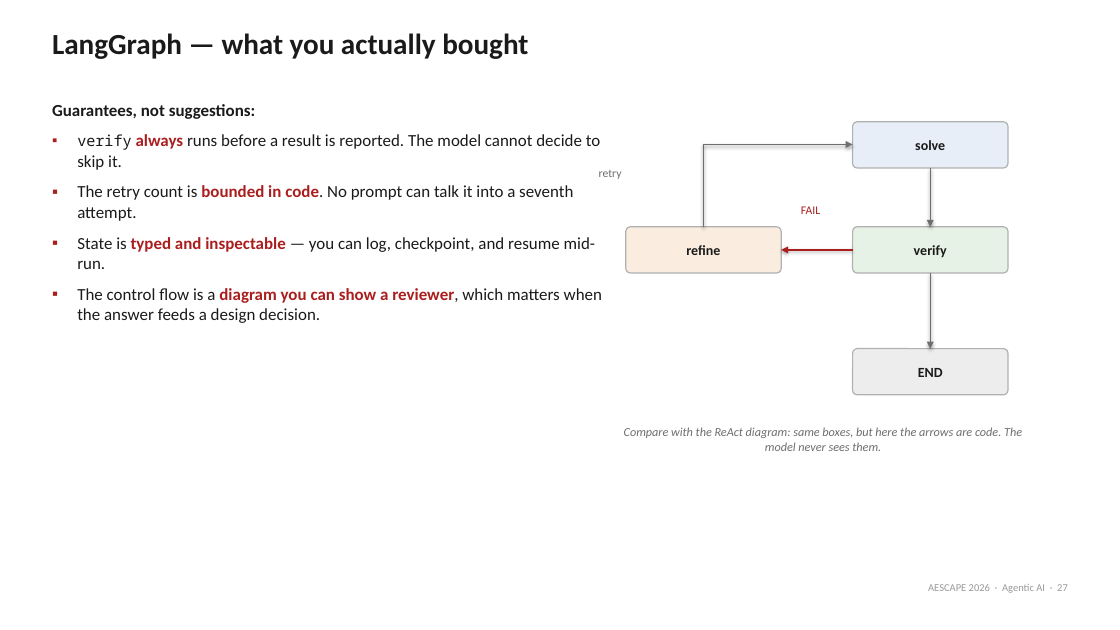
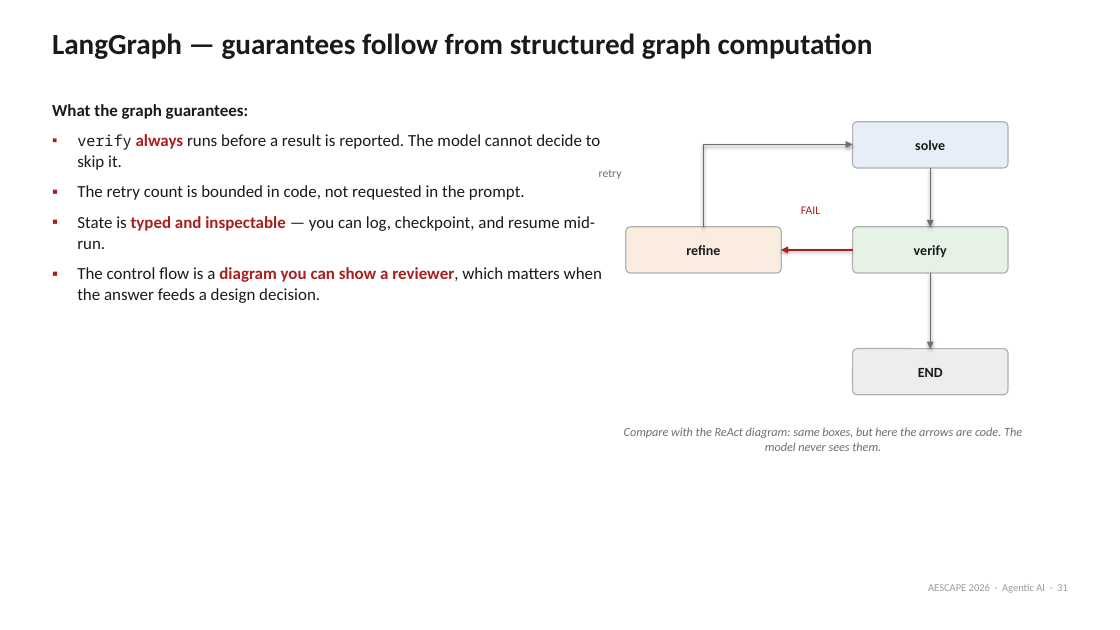
Before and after one commit to natrask/AESCAPE, a slide deck: slide 31 of slides/agentic_ai_intro.pptx (slide 27 before the commit). Drawn at 1120x630 pixels with LibreOffice and Linux fonts; fonts in the diff are those of the drawing. Boxes give left, top, right and bottom in pixels: in the first picture for what was removed or moved away, otherwise in the second. Text is boxed around its words. In the diff, an @@ line names an element or a change of style, - is before the commit and + after.

```diff
--- a/slides/agentic_ai_intro.pptx
+++ b/slides/agentic_ai_intro.pptx
@@ text at bbox=[52, 33, 873, 59]: text changed @@
-LangGraph — what you actually bought
+LangGraph — guarantees follow from structured graph computation
@@ text at bbox=[52, 104, 249, 119]: text changed @@
-Guarantees, not suggestions:
+What the graph guarantees:
@@ text at bbox=[77, 185, 525, 200]: text changed @@
-▪ The retry count is bounded in code. No prompt can talk it into a seventh attempt.
+▪ The retry count is bounded in code, not requested in the prompt.
@@ text at bbox=[928, 584, 1068, 593]: text changed @@
-AESCAPE 2026 · Agentic AI · 27
+AESCAPE 2026 · Agentic AI · 31
```
Also in this commit, not shown: 23 other slides changed, 10 slides added, 17 slides removed, 1 other file.
